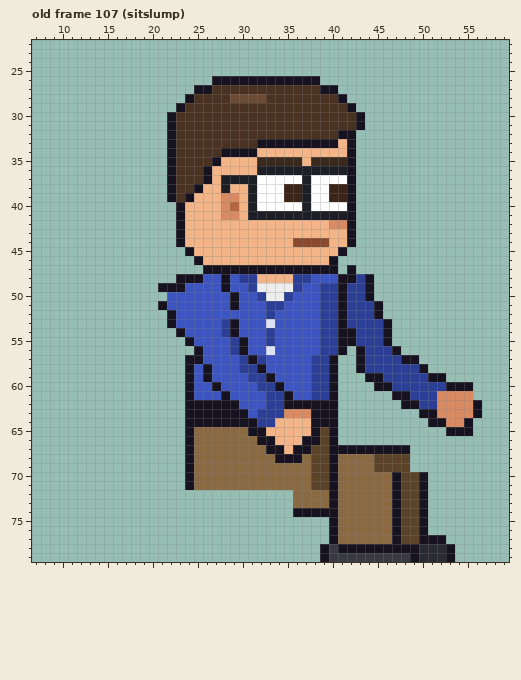
Pixel-art file -- sprites/staff/office_dan_right_anim.aseprite. This is how it looked before the edit.
64x80 pixels, 129 frames. Colours within 5 levels of each other are drawn and written as one. Shown: old frame 107 (sitslump): x 7..59, y 22..79. The commit also changed other frames, which this record leaves out.
Once edited:
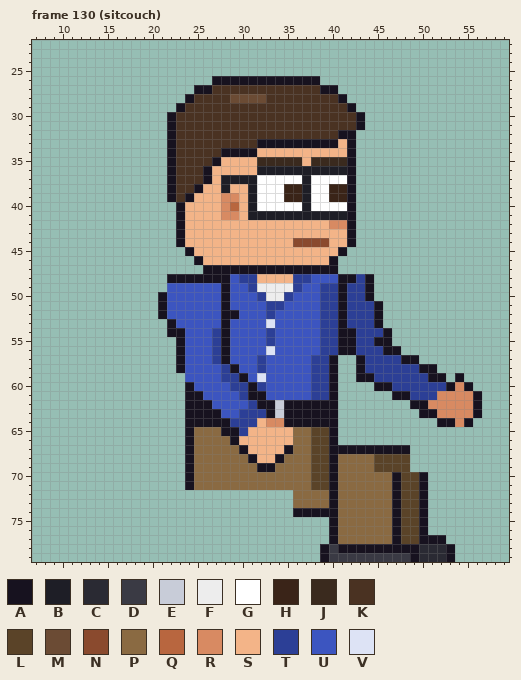
Palette (. is transparent): A #17121f  B #1e1e26  C #2a2a33  D #3a3a44  E #c8ccd8  F #ededed  G #ffffff  H #3a2418  J #3a2a1e  K #4a3222  L #5a4328  M #6b4b34  N #8a4a2e  P #8a6a42  Q #b8663f  R #d88a62  S #f3b488  T #2c3f96  U #3c55c0  V #dde3f5
A new or re-ordered frame is compared with the old frame closest to it.
Edits made:
frames 129 -> 135
Changed rows in their new state; - is an unchanged pixel.
Frame 130 (sitcouch) is new; against old frame 107 (sitslump), layers "Near Arm", "Back Arm":
first column x 21:
47 ---------------------.--------------
48 -A---AA-----------------------------
49 .UU---------------------------------
50 A------AU---------------------------
51 -------AU---------------------------
52 AU-----AA---------------------------
53 -------AU---------------A.----------
54 -A----TAU---------------------------
55 --AU--TAUU--------------A-----------
56 --AUU-TAUU-----------AT--A----------
57 --AUU-TA-UU-------------------------
58 --AU-U-TAUUT------------------A-----
59 ---U-U-TTAUVU---------A-T--------A--
60 ------U-TTA-UU-------------------R--
61 ----A--U-TAAUUU--------------------A
62 ------UUU-TAAE-------------.-AR-----
63 -------UUTT-AEAAA-------------------
64 --------TTTSRRAAA-------------.-A---
65 -------AATSS---PPL--------------...-
66 --------ASSSS--PPL------------------
67 ---------ASSSSAPP-------------------
68 ----------ASS-PP--------------------
69 -----------AA-----------------------
Pixel boxes of the changes (left, top, right, bottom) in both pictures:
erased: (347, 265, 356, 274)
changed: (158, 274, 320, 472)
changed: (347, 319, 482, 436)
